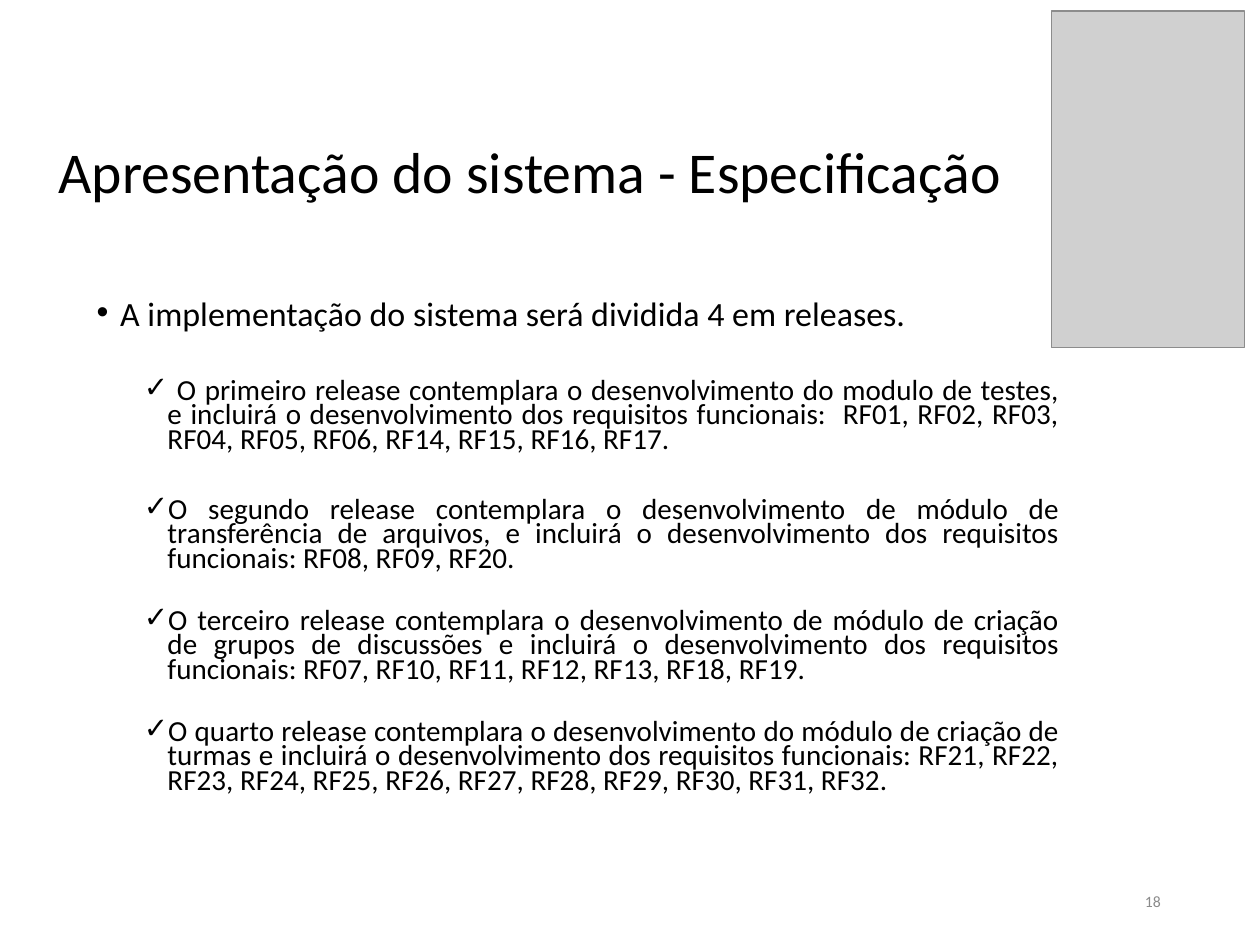
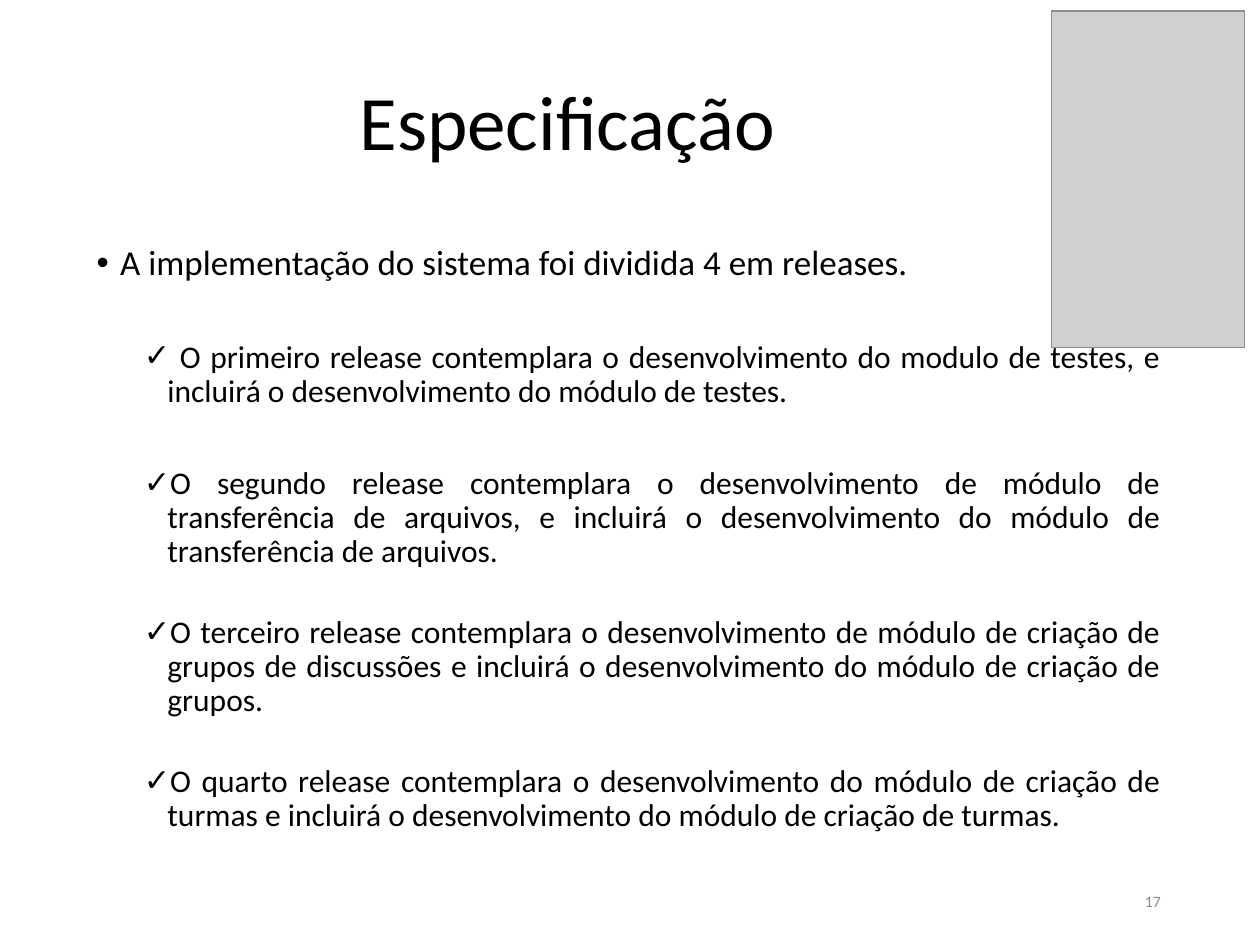
Before and after one commit to FatimaFerreiradeSousa/TCC-Mobile-Leaning, a slide deck: slide 17 of TCC - Documento/TCC II.pptx (slide 18 before the commit). Drawn at 1260x945 pixels with LibreOffice and Linux fonts; fonts in the diff are those of the drawing; grey boxes stand for pictures. Boxes give left, top, right and bottom in pixels: in the first picture for what was removed or moved away, otherwise in the second. Text is boxed around its words. In the diff, an @@ line names an element or a change of style, - is before the commit and + after.

```diff
--- a/TCC - Documento/TCC II.pptx
+++ b/TCC - Documento/TCC II.pptx
@@ title at [360,96,775,163]: text changed; size 33 to 44 pt @@
-Apresentação do sistema - Especificação
+Especificação
@@ text at [120,250,1160,832]: text changed; size 16.6 to 18 pt @@
-• A implementação do sistema será dividida 4 em releases.
-  ✓ O primeiro release contemplara o desenvolvimento do modulo de testes, e incluirá o desenvolvimento dos requisitos funcionais: RF01, RF02, RF03, RF04, RF05, RF06, RF14, RF15, RF16, RF17.
-  ✓ O segundo release contemplara o desenvolvimento de módulo de transferência de arquivos, e incluirá o desenvolvimento dos requisitos funcionais: RF08, RF09, RF20.
-  ✓ O terceiro release contemplara o desenvolvimento de módulo de criação de grupos de discussões e incluirá o desenvolvimento dos requisitos funcionais: RF07, RF10, RF11, RF12, RF13, RF18, RF19.
-  ✓ O quarto release contemplara o desenvolvimento do módulo de criação de turmas e incluirá o desenvolvimento dos requisitos funcionais: RF21, RF22, RF23, RF24, RF25, RF26, RF27, RF28, RF29, RF30, RF31, RF32.
+• A implementação do sistema foi dividida 4 em releases.
+  ✓ O primeiro release contemplara o desenvolvimento do modulo de testes, e incluirá o desenvolvimento do módulo de testes.
+  ✓ O segundo release contemplara o desenvolvimento de módulo de transferência de arquivos, e incluirá o desenvolvimento do módulo de transferência de arquivos.
+  ✓ O terceiro release contemplara o desenvolvimento de módulo de criação de grupos de discussões e incluirá o desenvolvimento do módulo de criação de grupos.
+  ✓ O quarto release contemplara o desenvolvimento do módulo de criação de turmas e incluirá o desenvolvimento do módulo de criação de turmas.
@@ page number at [1145,897,1161,907]: text changed @@
-18
+17
```
Also in this commit, not shown: 18 other slides changed, 1 slide removed.
